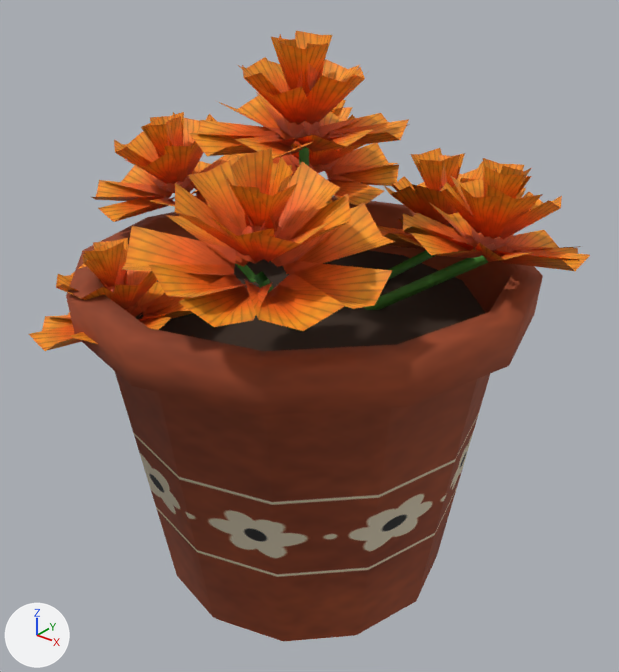
What one commit did to the glTF model assets/models/propios/maceta_cempasuchil.gltf.
Rendered twice from a 50 mm camera at (0.297, -0.366, 0.392) aimed at (0.0, 0.005, 0.163). Arrows for +X, +Y and +Z are at lower left; the lights stay in place. The first picture is the older version. Where no turn or scale is listed for an object, it has been applied to the vertices.

The first picture shows 'flores', 'maceta_cempasuchil'.
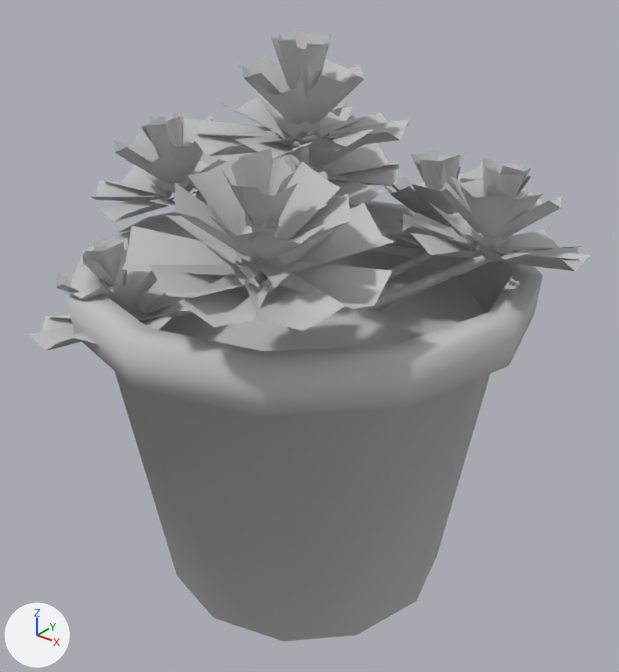
Scene script edits in JSON lines:
```json
{"op": "remove", "block": "mat_barro", "code": "mat_barro.texture = img_barro_png"}
{"op": "add", "block": "mat_barro", "code": "mat_barro.base_color = (0.55, 0.55, 0.55)  # light grey #c4c4c4"}
{"op": "set", "path": "mat_barro.roughness", "old": "0.85", "new": "0.8"}
{"op": "set", "path": "mat_tierra_maceta.base_color", "old": "(0.0437, 0.0232, 0.013)", "new": "(0.55, 0.55, 0.55)", "note": "brown #3b2a1e -> light grey #c4c4c4"}
{"op": "remove", "block": "mat_cempasuchil_petalo", "code": "mat_cempasuchil_petalo.texture = img_petalo_cempasuchil_png"}
{"op": "add", "block": "mat_cempasuchil_petalo", "code": "mat_cempasuchil_petalo.base_color = (0.55, 0.55, 0.55)  # light grey #c4c4c4"}
{"op": "set", "path": "mat_cempasuchil_petalo.roughness", "old": "0.65", "new": "0.8"}
{"op": "set", "path": "mat_cempasuchil_verde.base_color", "old": "(0.0497, 0.195, 0.0176)", "new": "(0.55, 0.55, 0.55)", "note": "dark green #3f7a24 -> light grey #c4c4c4"}
```

What differs and where, as boxes [x1, y1, x2, y2] in the pictures (619 x 672 px):
```json
{"object": "maceta_cempasuchil", "change": "surface changed, recoloured", "before": [66, 196, 543, 642], "after": [66, 196, 543, 642], "on screen": "brown to light grey"}
{"object": "flores", "change": "surface changed, recoloured", "before": [29, 31, 590, 351], "after": [29, 31, 590, 351], "on screen": "orange to light grey"}
```
